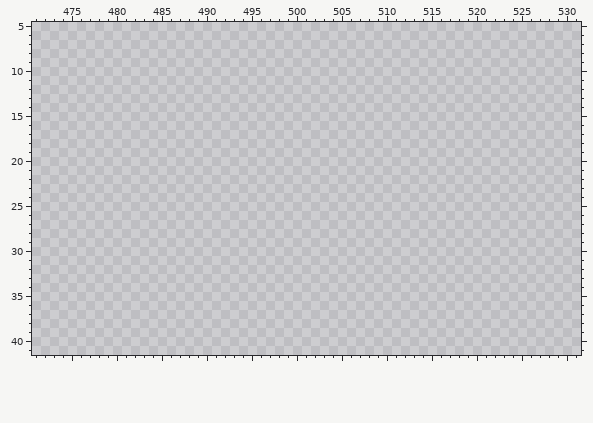
Pixel-art file: OpenGL/Content/images/test_tileset_4.aseprite. Above, as it was before the edit.
2048x512 pixels, 1 frame. Colours within 5 levels of each other are drawn and written as one. Shown: x 471..531, y 5..41.
After the commit:
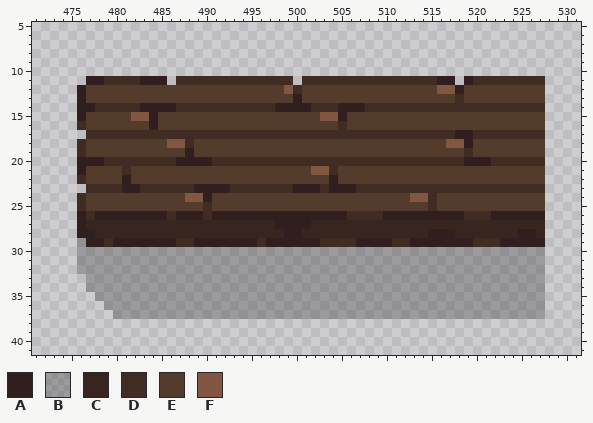
Palette (. is transparent): A #311f1f  B #39393956  C #392520  D #412c23  E #543c2c  F #815741
What changed:
Layer "Layer 1":
The edit adds colour A in row 11 at x 477 to 478, 483 to 485, 516 to 517 and 519; in row 12 at x 476 and 518; in row 13 at x 476 and 500; in row 14 at x 476 to 477, 483 to 486, 498 to 501 and 505 to 507; in row 15 at x 476, 484 and 505; in row 16 at x 484.
The edit adds colour A in row 17 at x 518 to 519; in row 18 at x 519; in row 19 at x 488; in row 20 at x 476 to 478, 487 to 490 and 519 to 521; in row 21 at x 476; in row 22 at x 481 and 504.
The edit adds colour A in row 23 at x 481 to 482, 489 to 492, 500 to 502 and 504 to 506; in row 24 at x 490; in row 26 at x 476, 478 to 485, 487 to 489, 491 to 505, 510 to 518 and 522 to 527; in row 27 at x 476 and 498 to 501; in row 28 at x 476 to 477, 499 to 500, 515 to 517 and 525 to 526; in row 29 at x 477 to 478, 480 to 486, 489 to 495, 497 to 502, 507 to 510, 513 to 519 and 523 to 527.
The edit adds colour B in row 29 at x 476; in rows 30 to 32 at x 476 to 527; in rows 33 to 34 at x 477 to 527; in row 35 at x 478 to 527; in row 36 at x 479 to 527; in row 37 at x 480 to 527.
The edit adds colour C in row 27 at x 477 to 497 and 502 to 527; in row 28 at x 478 to 498, 501 to 514, 518 to 524 and 527.
The edit adds colour D in row 11 at x 479 to 482, 487 to 499, 501 to 515 and 520 to 527; in row 12 at x 500; in row 13 at x 518; in row 14 at x 478 to 482, 487 to 497, 502 to 504 and 508 to 527; in row 16 at x 476 and 505; in row 17 at x 477 to 517 and 520 to 527.
The edit adds colour D in row 18 at x 476 and 488; in row 19 at x 476 and 519; in row 20 at x 479 to 486, 491 to 518 and 522 to 527; in row 21 at x 481 and 504; in row 22 at x 476; in row 23 at x 477 to 480, 483 to 488, 493 to 499, 503 and 507 to 527.
The edit adds colour D in row 24 at x 476 and 515; in row 25 at x 476, 490 and 515; in row 26 at x 477, 486, 490, 506 to 509 and 519 to 521; in row 29 at x 479, 487 to 488, 496, 503 to 506, 511 to 512 and 520 to 522.
The edit adds colour E in row 12 at x 477 to 498, 501 to 515 and 519 to 527; in row 13 at x 477 to 499, 501 to 517 and 519 to 527; in row 15 at x 477 to 481, 485 to 502 and 506 to 527; in row 16 at x 477 to 483, 485 to 504 and 506 to 527; in row 18 at x 477 to 485, 489 to 516 and 520 to 527; in row 19 at x 477 to 487, 489 to 518 and 520 to 527.
The edit adds colour E in row 21 at x 477 to 480, 482 to 501 and 505 to 527; in row 22 at x 477 to 480, 482 to 503 and 505 to 527; in row 24 at x 477 to 487, 491 to 512 and 516 to 527; in row 25 at x 477 to 489, 491 to 514 and 516 to 527.
The edit adds colour F in row 12 at x 499 and 516 to 517; in row 15 at x 482 to 483 and 503 to 504; in row 18 at x 486 to 487 and 517 to 518; in row 21 at x 502 to 503; in row 24 at x 488 to 489 and 513 to 514.
